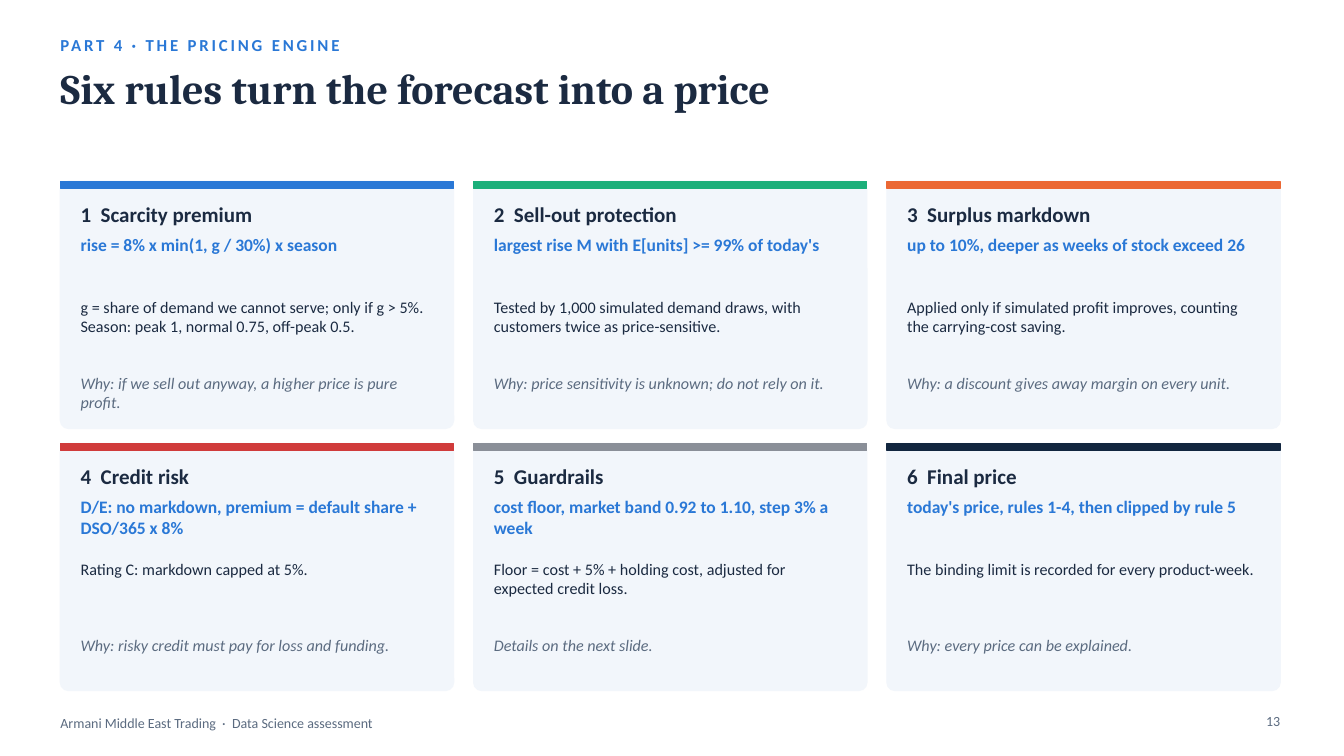
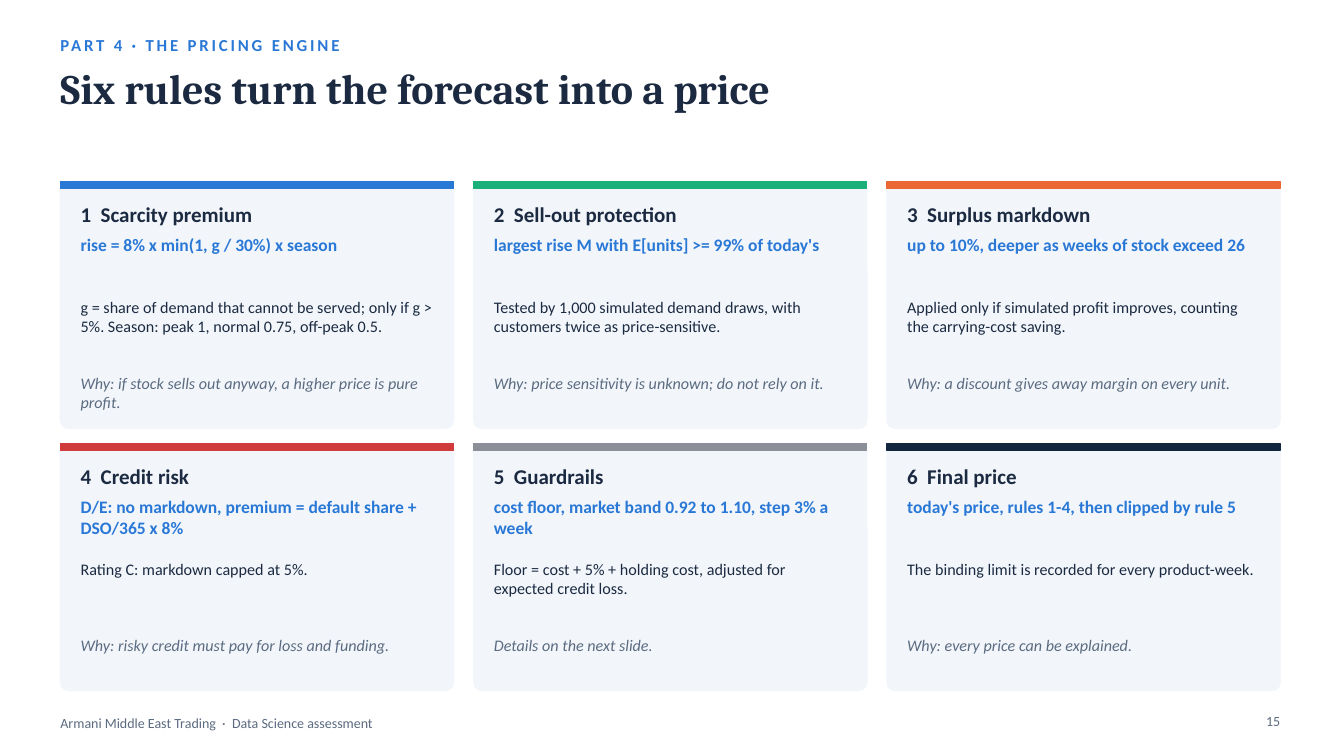
Before and after one commit to hrnademi/Technical_Assessment_HamidrezaNademi, a slide deck: slide 15 of Armani_Data_Science_Presentation.pptx (slide 13 before the commit). Drawn at 1344x756 pixels with LibreOffice and Linux fonts; fonts in the diff are those of the drawing. Boxes give left, top, right and bottom in pixels: in the first picture for what was removed or moved away, otherwise in the second. Text is boxed around its words. In the diff, an @@ line names an element or a change of style, - is before the commit and + after.

```diff
--- a/Armani_Data_Science_Presentation.pptx
+++ b/Armani_Data_Science_Presentation.pptx
@@ text at box(81, 301, 421, 335): text changed @@
-g = share of demand we cannot serve; only if g > 5%. Season: peak 1, normal 0.75, off-peak 0.5.
+g = share of demand that cannot be served; only if g > 5%. Season: peak 1, normal 0.75, off-peak 0.5.
@@ text at box(81, 378, 418, 411): text changed @@
-Why: if we sell out anyway, a higher price is pure profit.
+Why: if stock sells out anyway, a higher price is pure profit.
@@ page number at box(1266, 717, 1280, 726): text changed @@
-13
+15
```
Also in this commit, not shown: 10 other slides changed, 3 slides added, 3 slides removed.
